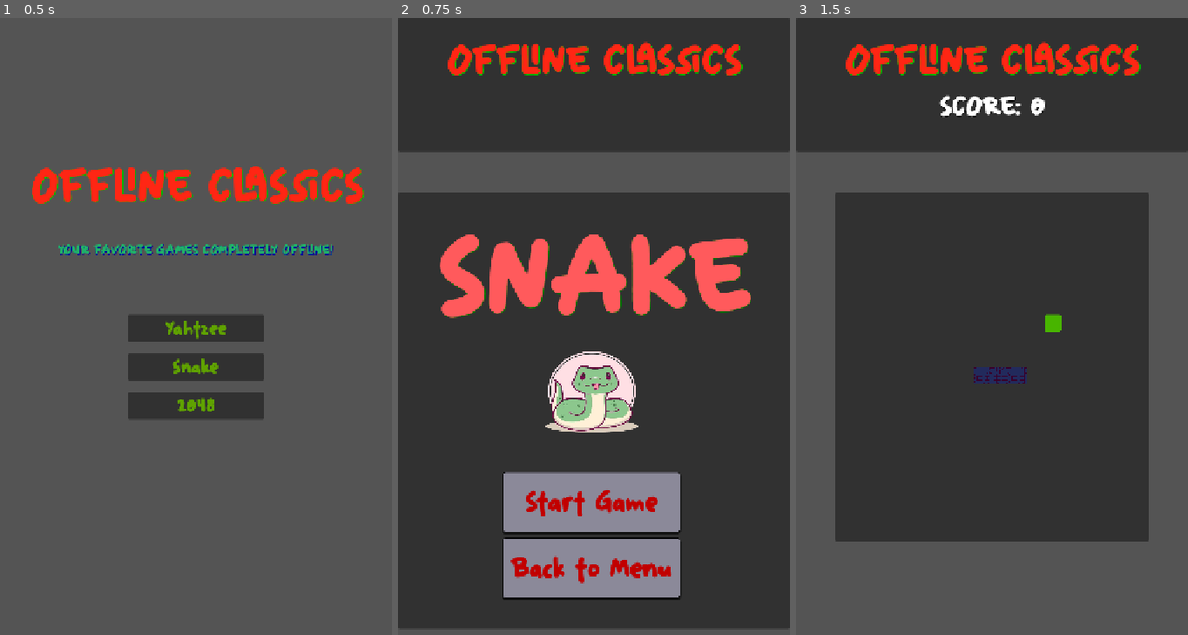
Above: before the commit, frames 1-3 (left to right).
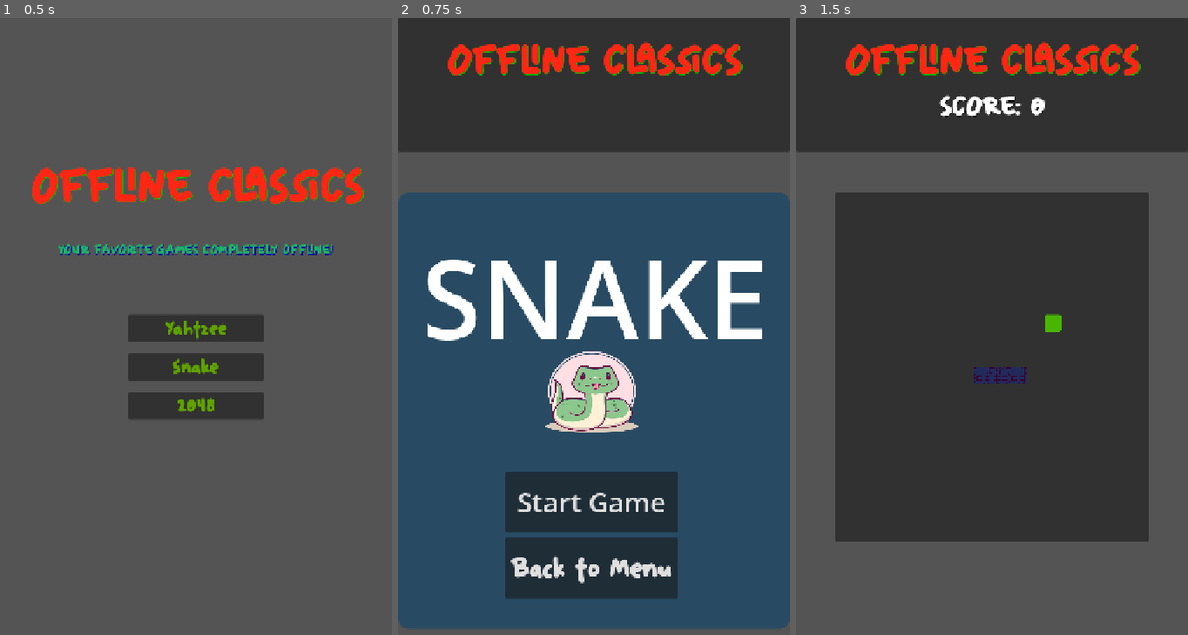
Above: after the commit, the same moments.

Repository: lma812/OfflineClassics
Game: Godot game, scene res://main_menu.tscn
The game is run twice, just before and just after one commit, with the same random seed, the same clock (stepped at 60 frames per second) and the same inputs.
Inputs:
- Up to frame 1 (0.5 s): no input
- Up to frame 2 (0.75 s): click "Snake" at 0.5 s
- Up to frame 3 (1.5 s): click "Start Game" at 1.25 s

Frame 1 is identical in both runs. In frame 2, 68% of the frame differs, in the area x 0-100%, y 28-100%; in frame 3, nothing differs.

Commit message:
theme color changes

Diff:
--- a/snake/components/ui/start_screen.tscn
+++ b/snake/components/ui/start_screen.tscn
@@ -1,5 +1,6 @@
 [gd_scene format=3 uid="uid://c5rw2x6b5k5ye"]
 
+[ext_resource type="Theme" uid="uid://c2b87wdpxa08h" path="res://shared/theme/game_colors.tres" id="1_4gf48"]
 [ext_resource type="Script" uid="uid://hxuueha5w4y1" path="res://snake/components/ui/start_screen.gd" id="1_rx5u5"]
 [ext_resource type="FontFile" uid="uid://bfs2bttrgbn5c" path="res://shared/fonts/nirakolu/Nirakolu.ttf" id="2_ahccb"]
 [ext_resource type="Texture2D" uid="uid://b5nunfrwdlc0m" path="res://snake/assets/snakeTitleImage-removebg-preview.png" id="3_4gf48"]
@@ -19,53 +20,12 @@
 	pass
 "
 
-[sub_resource type="StyleBoxFlat" id="StyleBoxFlat_iujm3"]
-bg_color = Color(0.54509807, 0.5372549, 0.6, 1)
-border_width_left = 1
-border_width_top = 1
-border_width_right = 1
-border_width_bottom = 1
-border_color = Color(0, 0, 0, 1)
-corner_radius_top_left = 5
-corner_radius_top_right = 5
-corner_radius_bottom_right = 5
-corner_radius_bottom_left = 5
-expand_margin_left = 5.0
-expand_margin_right = 5.0
-shadow_size = 1
-shadow_offset = Vector2(0, 3)
-
-[sub_resource type="StyleBoxFlat" id="StyleBoxFlat_vtpab"]
-bg_color = Color(0.41184112, 0.4043988, 0.46252674, 1)
-border_width_left = 1
-border_width_top = 1
-border_width_right = 1
-border_width_bottom = 1
-border_color = Color(0, 0, 0, 1)
-corner_radius_top_left = 5
-corner_radius_top_right = 5
-corner_radius_bottom_right = 5
-corner_radius_bottom_left = 5
-expand_margin_left = 5.0
-expand_margin_right = 5.0
-shadow_size = 1
-shadow_offset = Vector2(0, 3)
-
-[sub_resource type="StyleBoxFlat" id="StyleBoxFlat_rwqi7"]
-bg_color = Color(0.51284903, 0.5049625, 0.567617, 1)
-border_width_left = 1
-border_width_top = 1
-border_width_right = 1
-border_width_bottom = 1
-border_color = Color(0, 0, 0, 1)
-corner_radius_top_left = 5
-corner_radius_top_right = 5
-corner_radius_bottom_right = 5
-corner_radius_bottom_left = 5
-expand_margin_left = 5.0
-expand_margin_right = 5.0
-shadow_size = 1
-shadow_offset = Vector2(0, 3)
+[sub_resource type="StyleBoxFlat" id="StyleBoxFlat_4gf48"]
+bg_color = Color(0.15686275, 0.29411766, 0.3882353, 1)
+corner_radius_top_left = 20
+corner_radius_top_right = 20
+corner_radius_bottom_right = 20
+corner_radius_bottom_left = 20
 
 [sub_resource type="GDScript" id="GDScript_vtpab"]
 script/source = "extends Button
@@ -97,6 +57,7 @@
 offset_bottom = 640.0
 grow_horizontal = 2
 grow_vertical = 2
+theme = ExtResource("1_4gf48")
 script = ExtResource("1_rx5u5")
 
 [node name="Hud" parent="." unique_id=502157937 instance=ExtResource("4_ahccb")]
@@ -115,7 +76,7 @@
 [node name="Panel" type="Panel" parent="Body" unique_id=464182794]
 layout_mode = 2
 size_flags_horizontal = 3
-metadata/_edit_lock_ = true
+theme_override_styles/panel = SubResource("StyleBoxFlat_4gf48")
 
 [node name="Title" type="Label" parent="Body/Panel" unique_id=339118684]
 layout_mode = 1
@@ -129,9 +90,6 @@
 offset_right = 290.0
 offset_bottom = 102.119995
 grow_horizontal = 2
-theme_override_colors/font_color = Color(1, 0.3529412, 0.36078432, 1)
-theme_override_colors/font_shadow_color = Color(0, 0.4762209, 0, 0.7921569)
-theme_override_fonts/font = ExtResource("2_ahccb")
 theme_override_font_sizes/font_size = 200
 text = "SNAKE"
 horizontal_alignment = 1
@@ -159,13 +117,7 @@
 custom_minimum_size = Vector2(50, 30)
 layout_mode = 2
 size_flags_vertical = 3
-theme_override_colors/font_color = Color(0.75686276, 0, 0, 1)
-theme_override_colors/font_outline_color = Color(0, 0, 0, 1)
-theme_override_fonts/font = ExtResource("2_ahccb")
 theme_override_font_sizes/font_size = 50
-theme_override_styles/normal = SubResource("StyleBoxFlat_iujm3")
-theme_override_styles/pressed = SubResource("StyleBoxFlat_vtpab")
-theme_override_styles/hover = SubResource("StyleBoxFlat_rwqi7")
 text = "Start Game"
 script = SubResource("GDScript_vtpab")
 metadata/_edit_lock_ = true
@@ -173,13 +125,8 @@
 [node name="BacktoMenu" type="Button" parent="Menu" unique_id=870389785]
 layout_mode = 2
 size_flags_vertical = 3
-theme_override_colors/font_color = Color(0.75686276, 0, 0, 1)
-theme_override_colors/font_outline_color = Color(0, 0, 0, 1)
 theme_override_fonts/font = ExtResource("2_ahccb")
 theme_override_font_sizes/font_size = 50
-theme_override_styles/normal = SubResource("StyleBoxFlat_iujm3")
-theme_override_styles/pressed = SubResource("StyleBoxFlat_vtpab")
-theme_override_styles/hover = SubResource("StyleBoxFlat_rwqi7")
 text = "Back to Menu"
 script = SubResource("GDScript_vtpab")
 metadata/_edit_lock_ = true
